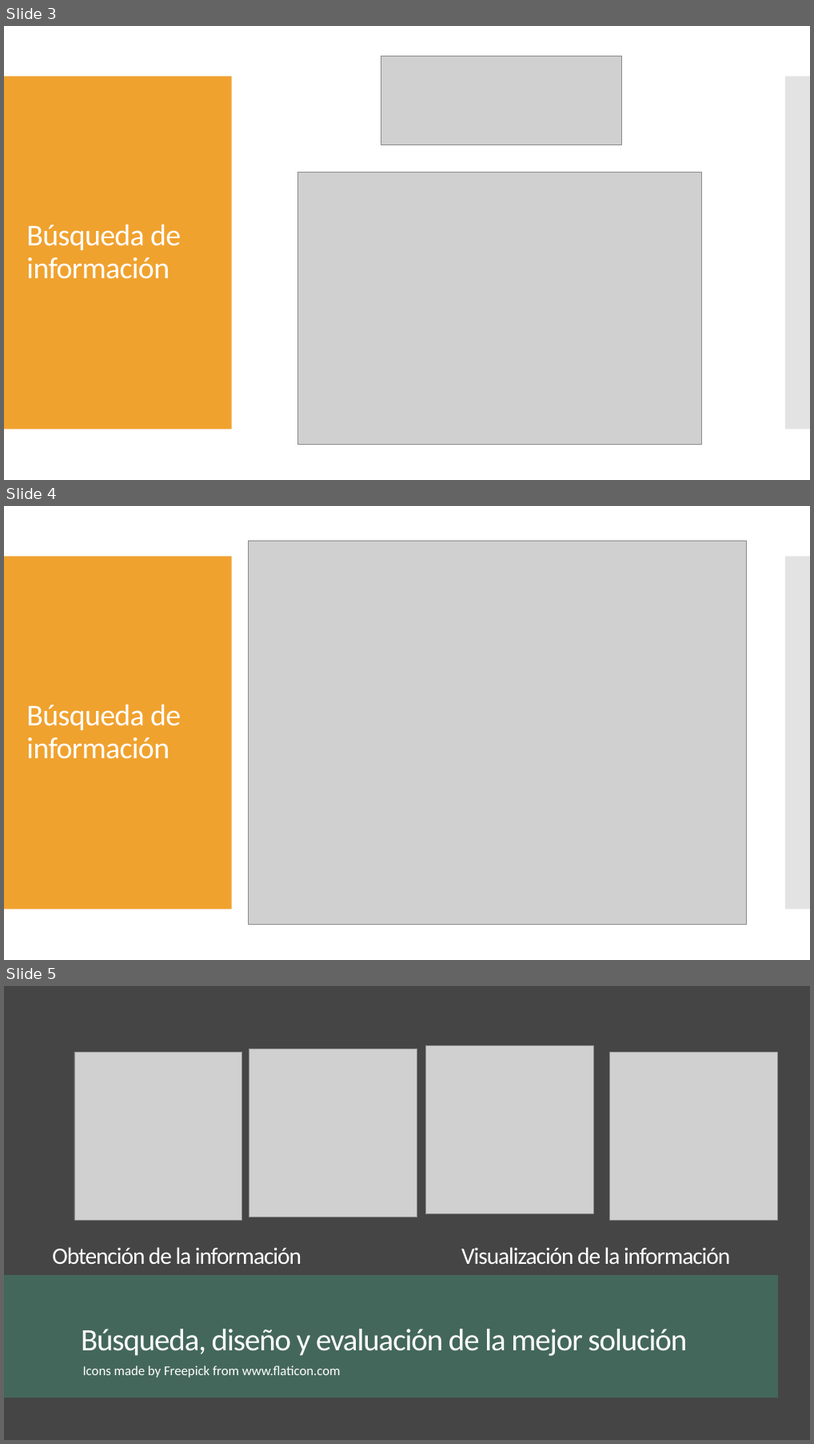
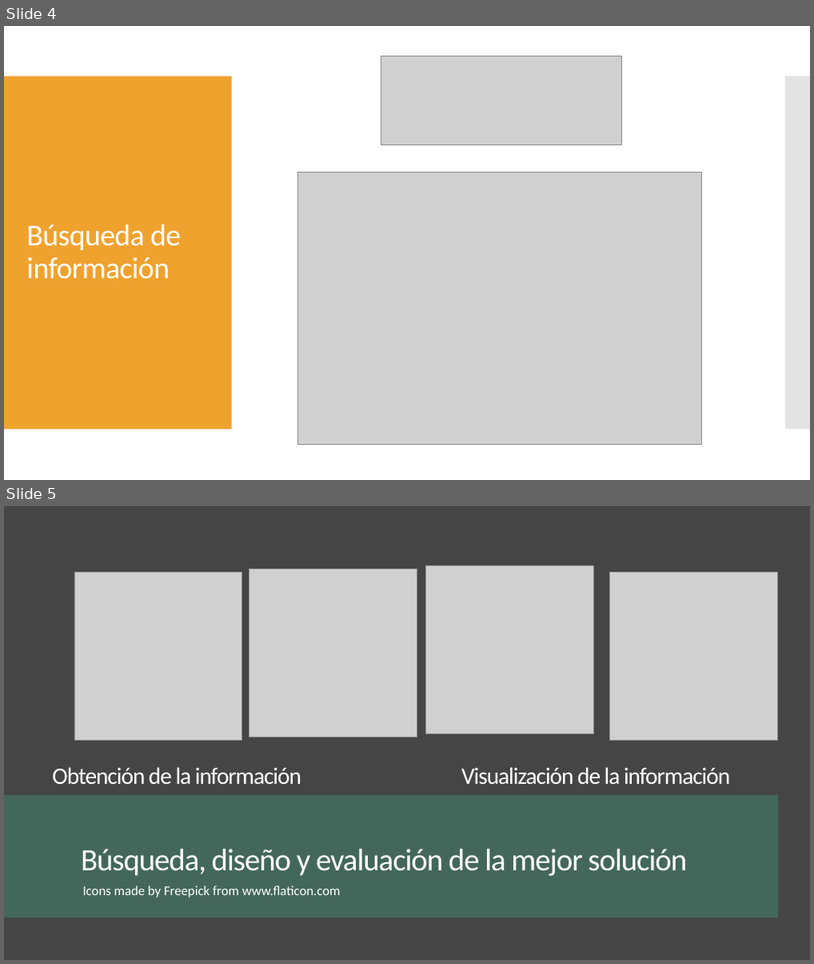
Before and after one commit to camilaleniss/TallerGMap, a slide deck: Presentación Taller GMap.pptx. Shown one above the other, each under a label of ours: slides 3, 4 and 5 before the commit, slides 4 and 5 after it. The pictures are 814x1444 and 814x964 pixels, drawn with LibreOffice and Linux fonts; fonts in the diff are those of the drawing; grey boxes stand for pictures. Boxes give left, top, right and bottom in pixels: in the first picture for what was removed or moved away, otherwise in the second. Text is boxed around its words. In the diff, an @@ line names an element or a change of style, - is before the commit and + after.

```diff
--- a/Presentación Taller GMap.pptx
+++ b/Presentación Taller GMap.pptx
@@ slide 4 removed at [4,506,810,960], background #FFFFFF; not listed: 2 template elements that a slide beside it also shows @@
@@ picture removed at [249,541,747,924] @@
@@ title removed at [26,704,181,759] @@
-Búsqueda de información
@@ what was slide 3 is now slide 4 @@
```
Also in this commit, not shown: 1 slide changed, 2 slides added, 1 other file.
